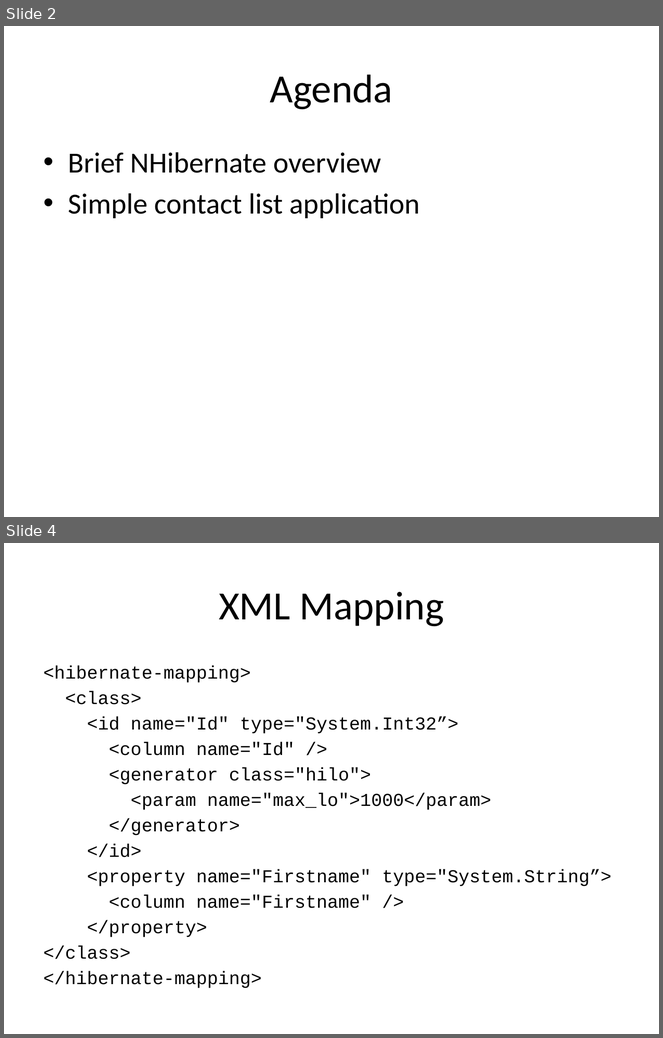
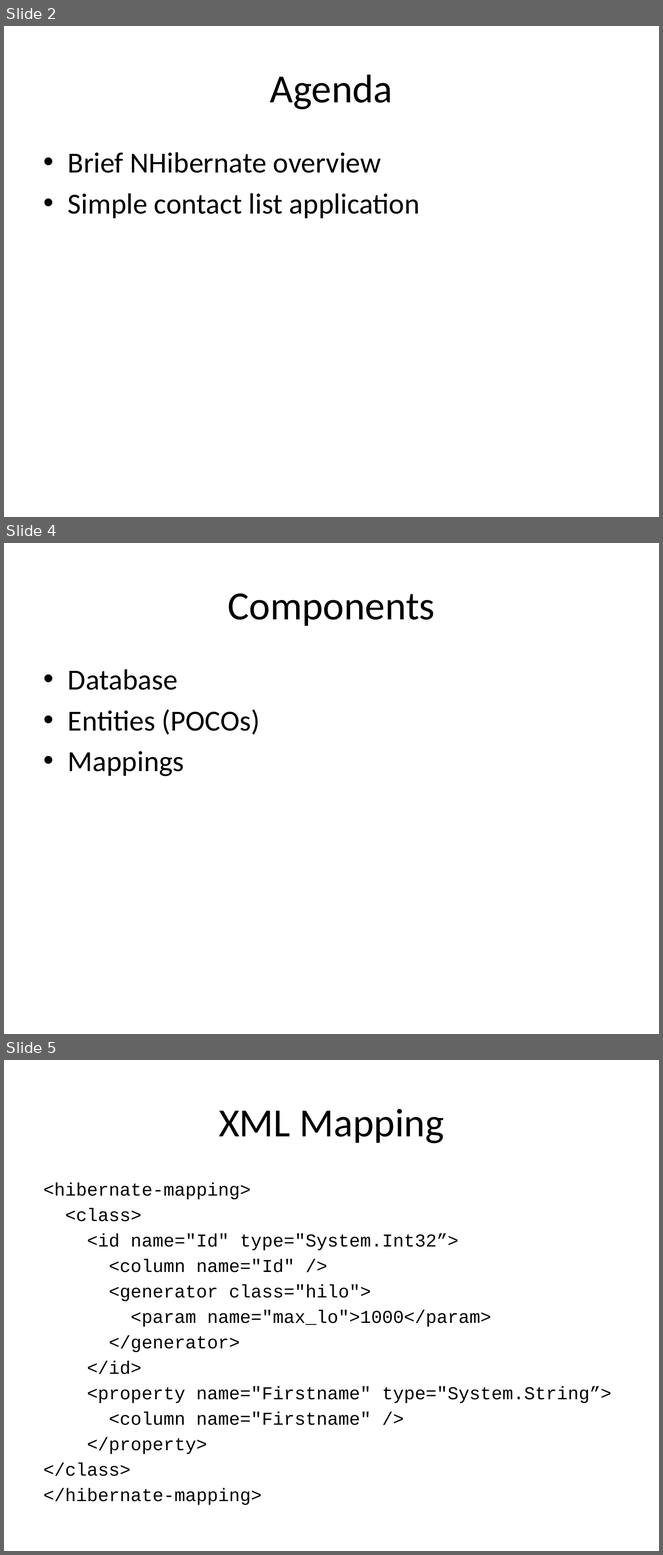
Before and after one commit to chripede/mow2011, a slide deck: Getting started with NHibernate.pptx. Shown one above the other, each under a label of ours: slides 2 and 4 before the commit, slides 2, 4 and 5 after it; the slides between them are not shown. The pictures are 663x1038 and 663x1555 pixels, drawn with LibreOffice and Linux fonts; fonts in the diff are those of the drawing. Boxes give left, top, right and bottom in pixels: in the first picture for what was removed or moved away, otherwise in the second. Text is boxed around its words. In the diff, an @@ line names an element or a change of style, - is before the commit and + after.

```diff
--- a/Getting started with NHibernate.pptx
+++ b/Getting started with NHibernate.pptx
@@ slide 4 added at box(4, 543, 659, 1034), background #FFFFFF @@
@@ title added at box(228, 593, 435, 626), 44 pt, text #000000 @@
+Components
@@ text added at box(68, 669, 260, 776), 32 pt, text #000000 @@
+• Database
+• Entities (POCOs)
+• Mappings
@@ what was slide 4 is now slide 5 @@
```
Also in this commit, not shown: 2 slides changed, 1 other slide added.
